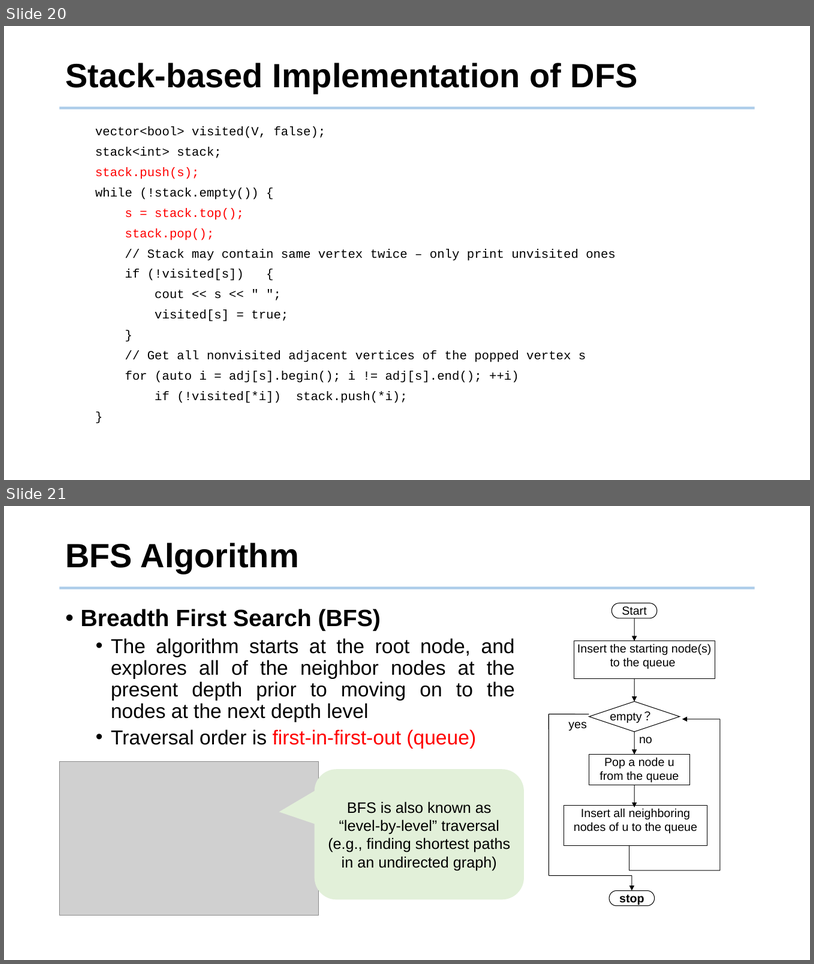
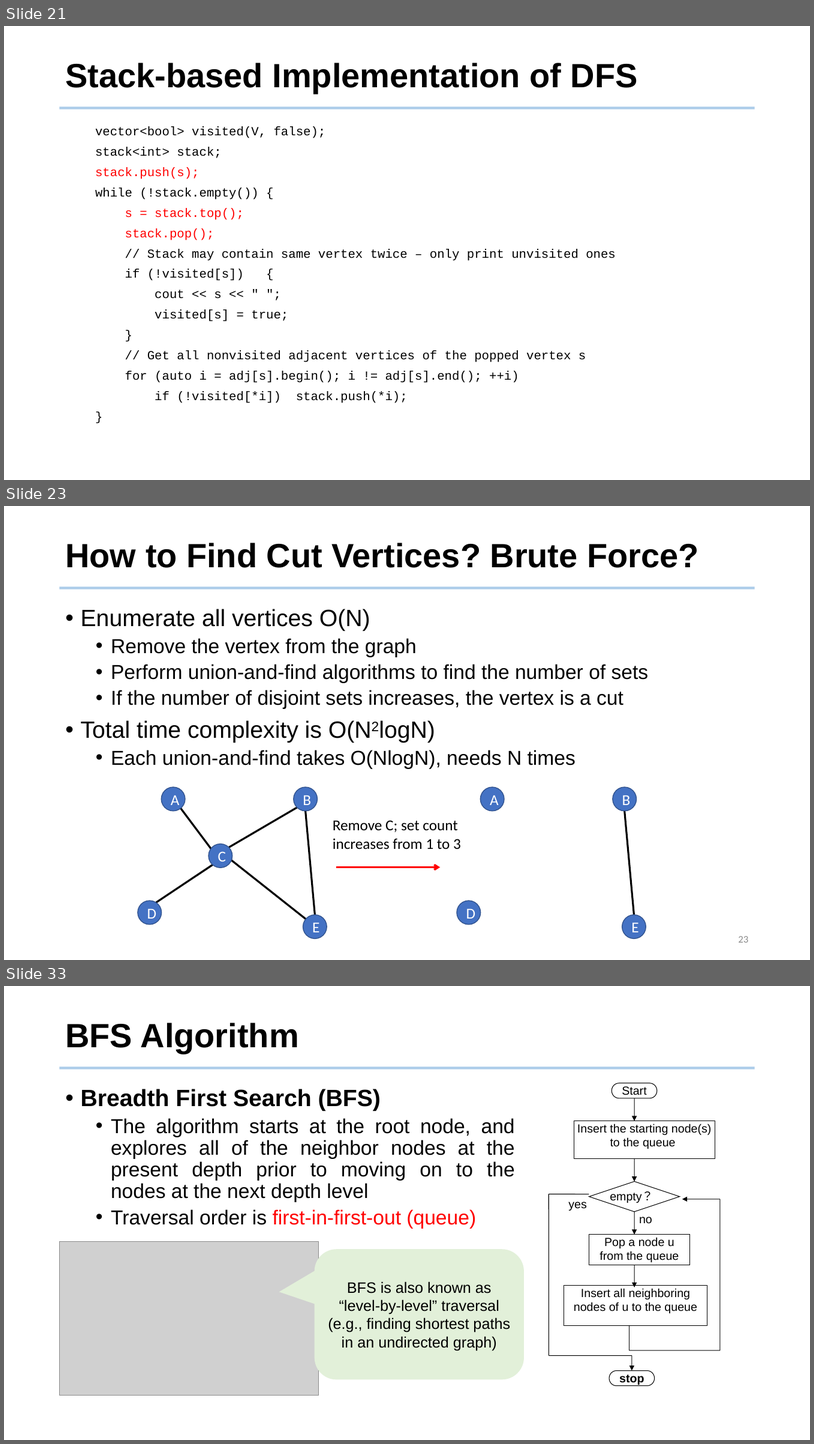
Before and after one commit to tsung-wei-huang/ece5960-physical-design, a slide deck: Lectures/lecture7.pptx. Shown one above the other, each under a label of ours: slides 20 and 21 before the commit, slides 21, 23 and 33 after it; the slides between them are not shown. The pictures are 814x964 and 814x1444 pixels, drawn with LibreOffice and Linux fonts; fonts in the diff are those of the drawing; grey boxes stand for pictures; background and template pictures are left out. Boxes give left, top, right and bottom in pixels: in the first picture for what was removed or moved away, otherwise in the second. Text is boxed around its words. In the diff, an @@ line names an element or a change of style, - is before the commit and + after.

```diff
--- a/Lectures/lecture7.pptx
+++ b/Lectures/lecture7.pptx
@@ slide 23 added at [4,506,810,960], background #FFFFFF; not listed: 1 template element that a slide beside it also shows @@
@@ title added at [65,543,699,568], 40 pt, text #000000, bold @@
+How to Find Cut Vertices? Brute Force?
@@ text added at [81,609,649,769], 24 pt, text #000000 @@
+• Enumerate all vertices O(N)
+  • Remove the vertex from the graph
+  • Perform union-and-find algorithms to find the number of sets
+  • If the number of disjoint sets increases, the vertex is a cut
+• Total time complexity is O(N2logN)
+  • Each union-and-find takes O(NlogN), needs N times
@@ ellipse added at [161,787,185,810], fill #4472C4, outline #325491 1 pt, 18 pt, text #FFFFFF @@
+A
@@ ellipse added at [294,787,317,810], fill #4472C4, outline #325491 1 pt, 18 pt, text #FFFFFF @@
+B
@@ ellipse added at [481,787,504,810], fill #4472C4, outline #325491 1 pt, 18 pt, text #FFFFFF @@
+A
@@ ellipse added at [613,787,637,810], fill #4472C4, outline #325491 1 pt, 18 pt, text #FFFFFF @@
+B
@@ line added from (176, 801) to (218, 858), #000000 2.25 pt @@
@@ line added from (229, 847) to (297, 807), #000000 2.25 pt @@
@@ line added from (306, 811) to (315, 915), #000000 2.25 pt @@
@@ line added from (625, 811) to (635, 915), #000000 2.25 pt @@
@@ text added at [333,820,461,849], 18 pt, text #000000 @@
+Remove C; set count increases from 1 to 3
@@ ellipse added at [209,844,232,867], fill #4472C4, outline #325491 1 pt, 18 pt, text #FFFFFF @@
+C
@@ line added from (152, 905) to (223, 858), #000000 2.25 pt @@
@@ line added from (223, 853) to (312, 924), #000000 2.25 pt @@
@@ arrow added from (336, 867) to (440, 867), #FF0000 2.25 pt @@
@@ ellipse added at [138,900,161,924], fill #4472C4, outline #325491 1 pt, 18 pt, text #FFFFFF @@
+D
@@ ellipse added at [457,900,481,924], fill #4472C4, outline #325491 1 pt, 18 pt, text #FFFFFF @@
+D
@@ ellipse added at [303,915,327,938], fill #4472C4, outline #325491 1 pt, 18 pt, text #FFFFFF @@
+E
@@ ellipse added at [622,915,646,938], fill #4472C4, outline #325491 1 pt, 18 pt, text #FFFFFF @@
+E
@@ page number added at [738,936,749,942], 12 pt, text #8C8C8C @@
+23
@@ what was slide 20 is now slide 21 @@
@@ what was slide 21 is now slide 33 @@
```
Also in this commit, not shown: 10 slides changed, 11 other slides added.
